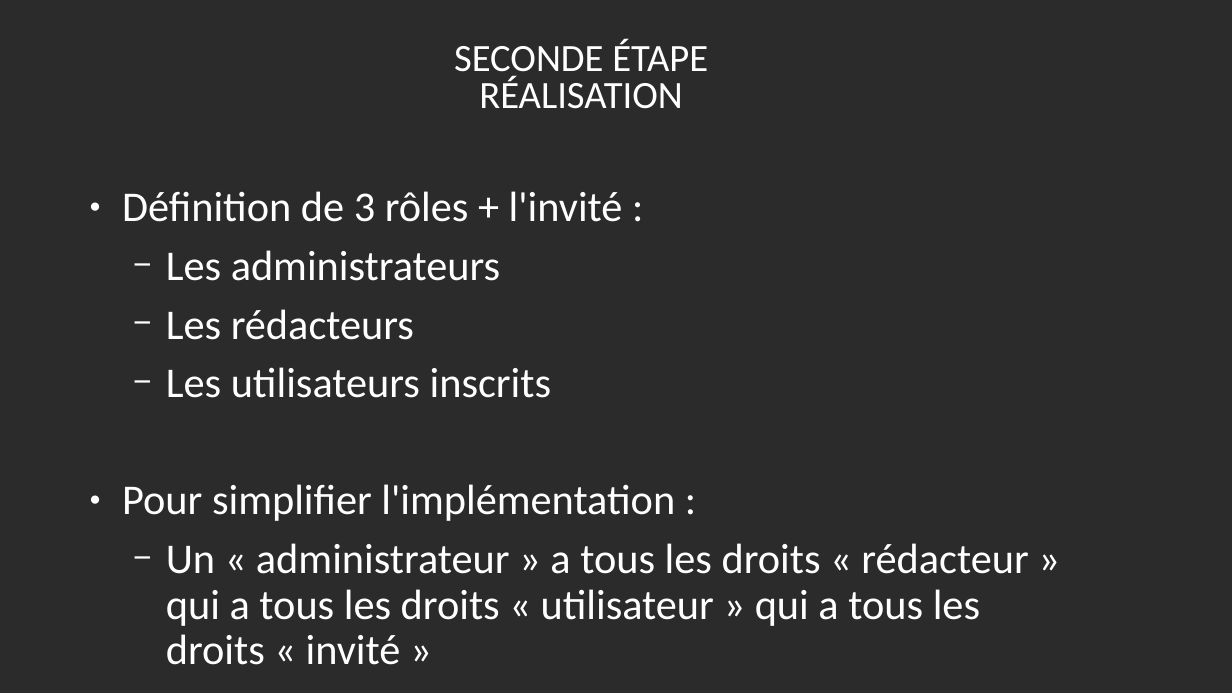
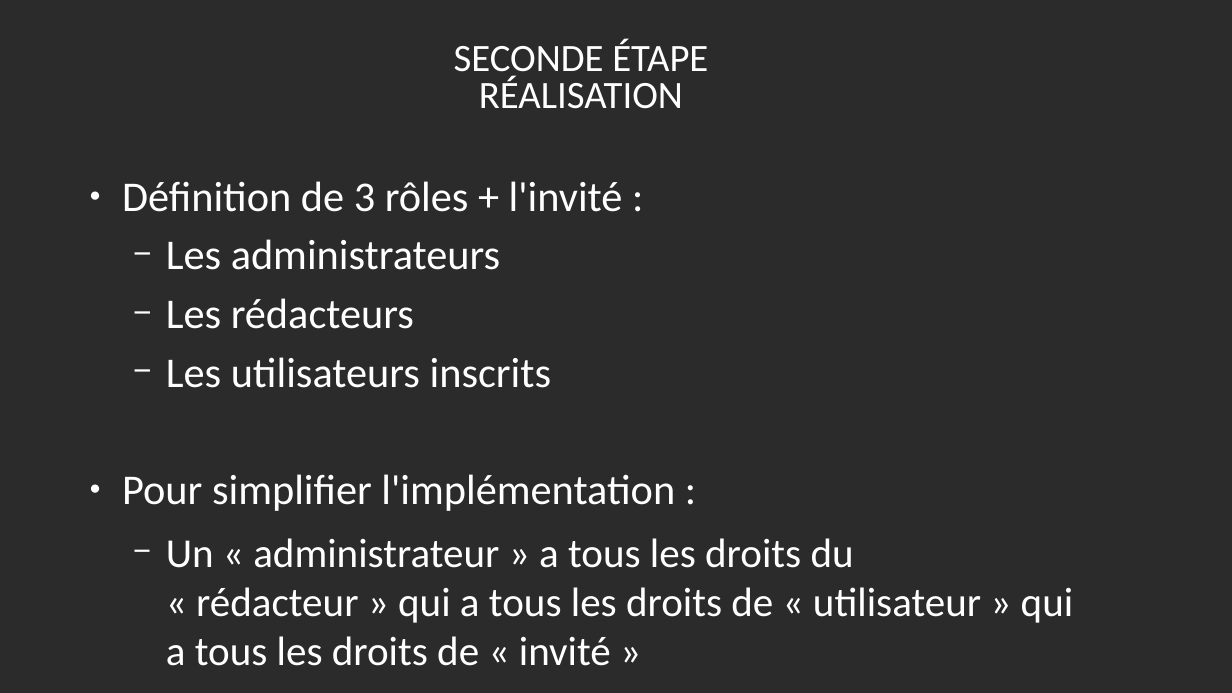
Before and after one commit to Wathil/POECNews, a slide deck: slide 7 of POEC News presentation.odp. Drawn at 1232x693 pixels with LibreOffice and Linux fonts; fonts in the diff are those of the drawing; background and template pictures are left out; a plain dark background stands for a picture behind light text. Boxes give left, top, right and bottom in pixels: in the first picture for what was removed or moved away, otherwise in the second. Text is boxed around its words. In the diff, an @@ line names an element or a change of style, - is before the commit and + after.

```diff
--- a/POEC News presentation.odp
+++ b/POEC News presentation.odp
@@ text "Définition de 3 rôles + ...": place and size @@
-text "Définition de 3 rôles + ..." at bbox=[122, 191, 1028, 665]
+text "Définition de 3 rôles + ..." at bbox=[122, 181, 1074, 666]
@@ text at bbox=[166, 538, 1074, 666]: text changed; size 33 to 32 pt @@
-  − Un « administrateur » a tous les droits « rédacteur » qui a tous les droits « utilisateur » qui a tous les droits « invité »
+  − Un « administrateur » a tous les droits du « rédacteur » qui a tous les droits de « utilisateur » qui a tous les droits de « invité »
```
Also in this commit, not shown: 6 other slides changed.
